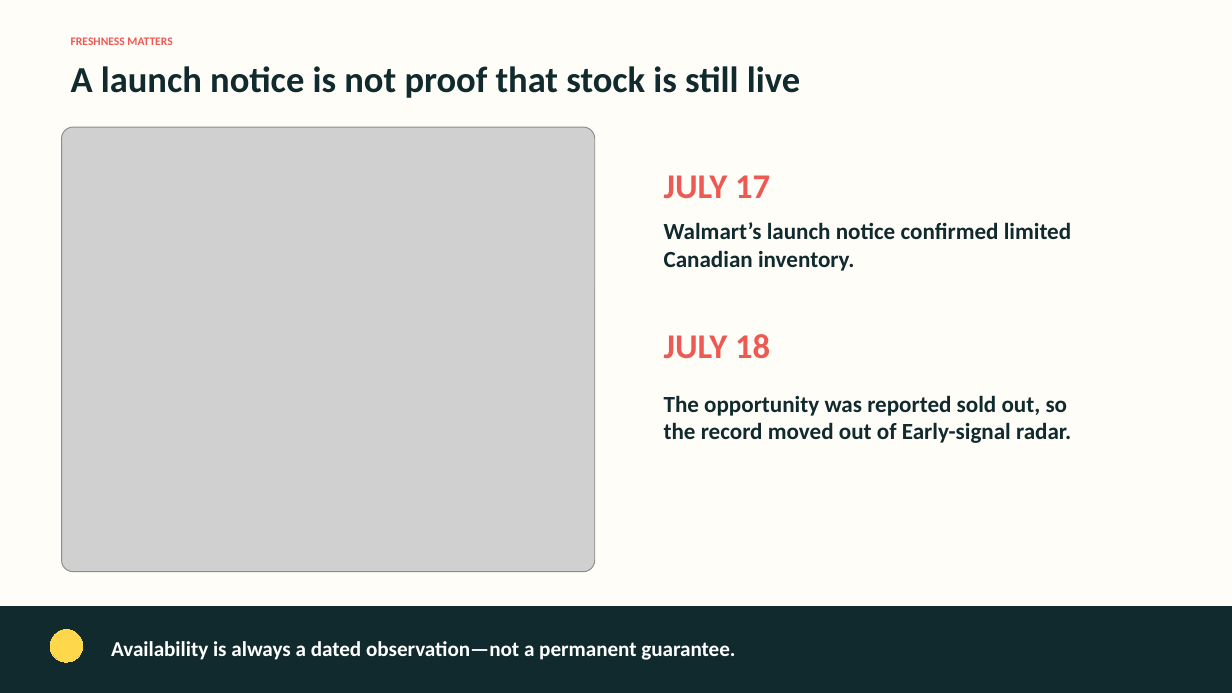
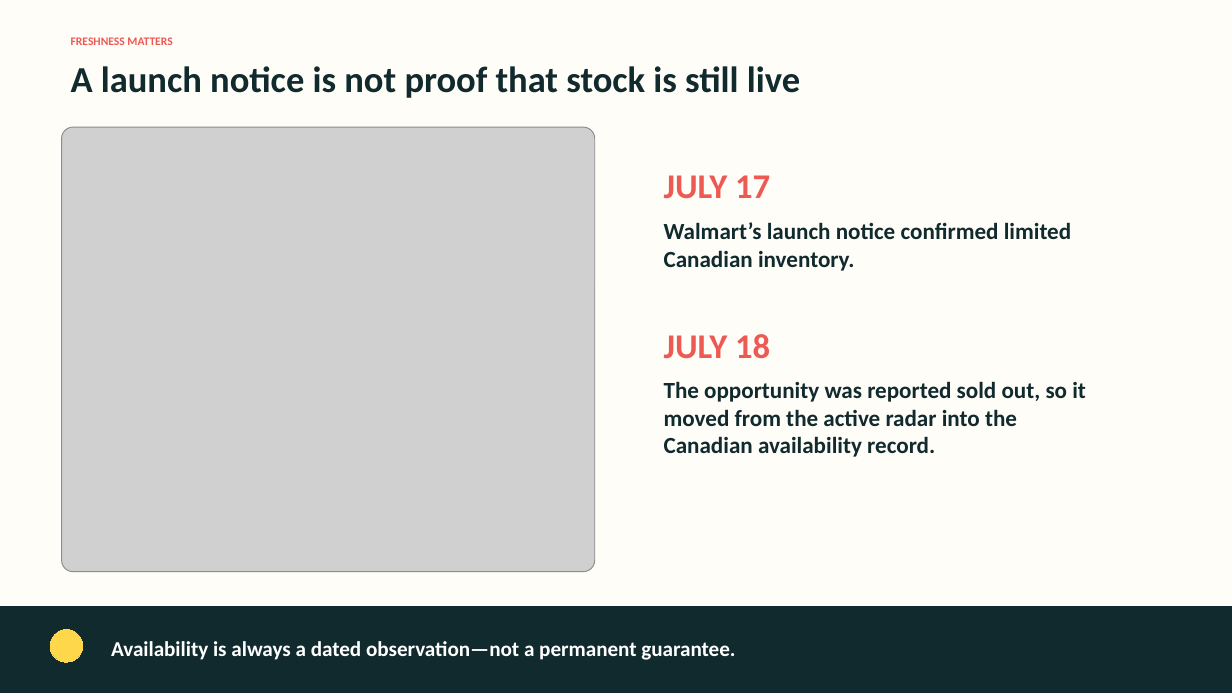
Before and after one commit to HanSun103/pokestock-canada, a slide deck: slide 8 of docs/demo/pokestock-demo.pptx. Drawn at 1232x693 pixels with LibreOffice and Linux fonts; fonts in the diff are those of the drawing; grey boxes stand for pictures. Boxes give left, top, right and bottom in pixels: in the first picture for what was removed or moved away, otherwise in the second. Text is boxed around its words. In the diff, an @@ line names an element or a change of style, - is before the commit and + after.

Commit message:
fix: align release radar and snapshot deployment

```diff
--- a/docs/demo/pokestock-demo.pptx
+++ b/docs/demo/pokestock-demo.pptx
@@ text at bbox=[664, 381, 1086, 457]: text changed @@
-The opportunity was reported sold out, so the record moved out of Early-signal radar.
+The opportunity was reported sold out, so it moved from the active radar into the Canadian availability record.
```
Also in this commit, not shown: 1 other slide changed, 1 slide added, 1 slide removed, 10 other files.
